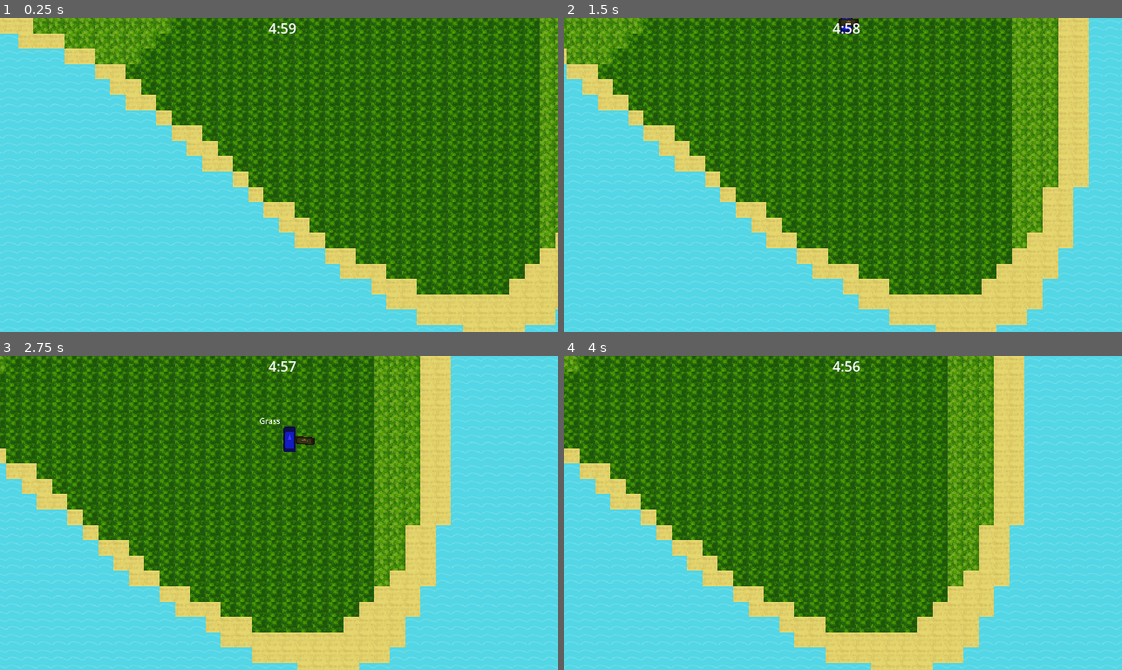
Above: before the commit, frames 1-4 (two rows, left to right).
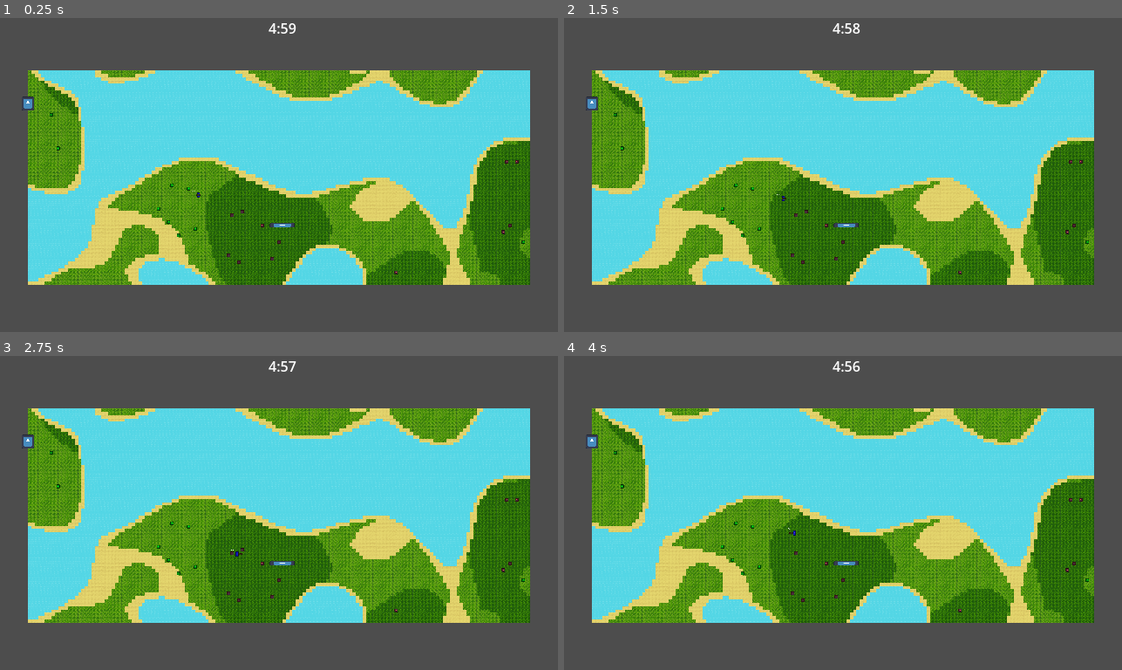
Above: after the commit, the same moments.

Repository: Tabagstine/lsdjam-2026-entry
Game: Godot game, scene res://zones/purple_world.tscn
Two runs of this game, one before a commit and one after it. Both use one fixed random seed, a clock stepped at 60 frames per second and the inputs below. Before the commit the project starts from res://zones/test_zone.tscn. The engine's default icon, where the game draws it, is replaced by a stand-in: a white triangle on a blue panel in a dark square.
Inputs:
- Up to frame 1 (0.25 s): no input
- Up to frame 2 (1.5 s): tap Enter at 0.5 s; hold D (move_right) 0.53-1.28 s; tap E (interact) at 0.6 s; hold S (move_down) from 1.28 s (still down); tap Q (delete_recent_food) at 1.35 s
- Up to frame 3 (2.75 s): tap E (interact) at 1.55, 2.1 s; release S (move_down) at 2.03 s; hold D (move_right) from 2.03 s (still down)
- Up to frame 4 (4 s): release D (move_right) at 2.78 s; hold W (move_up) 2.78-3.53 s; tap E (interact) at 2.85, 3.8 s; hold A (move_left) from 3.53 s (still down); tap Q (delete_recent_food) at 3.6 s

The runs differ from the first frame. In frame 1, 86% of the frame differs, in the area x 0-100%, y 0-100%; in frame 2, 90%; in frame 3, 87%; in frame 4, 87%.

Commit message:
refactoring

Diff:
--- /dev/null
+++ b/biome_resource.gd
@@ -0,0 +1,8 @@
+extends Resource
+class_name Biome
+
+@export var biome_name: StringName
+@export_enum("number_is_greater_than","number_is_less_than","number_is_equal_to") var temperature_requirement:String = "number_is_greater_than"
+@export_range(-1,1) var temperature_value: float
+@export_enum("number_is_greater_than","number_is_less_than","number_is_equal_to") var moisture_requirement:String = "number_is_greater_than"
+@export_range(-1,1) var moisture_value: float
--- /dev/null
+++ b/default_noise.tres
@@ -0,0 +1,7 @@
+[gd_resource type="FastNoiseLite" format=3 uid="uid://dmvdctsd1dtq"]
+
+[resource]
+frequency = 0.007
+fractal_octaves = 2
+fractal_gain = 1.0
+fractal_weighted_strength = 1.0
--- a/food/food_base/food_base.gd
+++ b/food/food_base/food_base.gd
@@ -6,7 +6,6 @@
 @export var weight: float = 1
 
 @onready var interactable_component: InteractableComponent = $InteractableComponent
-@onready var player: Player =get_tree().get_first_node_in_group("player")
 var ingredient_display=preload("res://food/food_stack/stacked_ingredient.tscn")
 
 func _process(_delta: float) -> void:
--- a/global_resources/scripts/globals.gd
+++ b/global_resources/scripts/globals.gd
@@ -2,6 +2,7 @@
 var time_left: float = 300
 var time_paused: bool = false
 var possible_recipes: Array[Recipe]
+var player: Player
 @onready var hud=get_tree().get_first_node_in_group("hud")
 @onready var map_size=get_tree().get_first_node_in_group("zone").map_size
 
@@ -10,12 +11,16 @@
 	add_recipe("failed"); add_recipe("fruit_salad"); add_recipe("kiwis");
 	add_user_signal("update_interactables_in_range")
 func _process(delta: float) -> void:
+	if get_tree().get_first_node_in_group("player")!=null:
+		player=get_tree().get_first_node_in_group("player")
+	else:
+		pass
+
 	manage_pausing()
 	update_interactable_in_range()
 	if !get_tree().paused:
 		time_left-=delta
 func get_food_result():
-	var player: Player=get_tree().get_first_node_in_group("player")
 	var food_result: Recipe = possible_recipes[0]
 	var recipe_passed: bool = true
 	for recipe_num in possible_recipes.size():
@@ -25,13 +30,11 @@
 	print(food_result.recipe_name)
 	return food_result
 func remove_specific_food_from_stack(ingredient):
-	var player: Player=get_tree().get_first_node_in_group("player")
 	for i in player.get_stacked_ingredients().size():
 		if player.get_stacked_ingredients()[i].food_name==ingredient:
 			player.stack.remove_child(player.get_stacked_ingredients()[i])
 			break
 func add_food_to_stack(food,quality:float=1):
-	var player: Player=get_tree().get_first_node_in_group("player")
 	var stacked_ingredient=preload("res://food/food_stack/stacked_ingredient.tscn")
 	var ingredient_stack=player.bowl.find_child("Stack")
 	var food_type: Food = load("res://food/foods/"+str(food)+".tscn").instantiate()
@@ -52,7 +55,6 @@
 	time_left+=seconds+(minutes*60)
 func update_interactable_in_range():
 	if get_tree().get_node_count_in_group("player")>0:
-		var player: Player=get_tree().get_first_node_in_group("player")
 		player.interactables_in_range=[]
 		emit_signal("update_interactables_in_range")
 func get_food(food):
@@ -60,7 +62,6 @@
 	return gotten_food
 func manage_pausing():
 	var inventory = hud.find_child("Inventory")
-
 	get_tree().set_deferred("paused",false)
 	if inventory.inventory_shown:
 		get_tree().set_deferred("paused",true)
--- a/interface/inventory/inventory.gd
+++ b/interface/inventory/inventory.gd
@@ -16,20 +16,18 @@
 
 	if get_tree().get_node_count_in_group("player")>0:
 		display_hovered_item()
-		var player: Player = get_tree().get_first_node_in_group("player")
-		if buttons_container.get_child_count()!=player.get_food_stack_dictionary().keys().size():
+		if buttons_container.get_child_count()!=Globals.player.get_food_stack_dictionary().keys().size():
 			update_inventory()
 func update_inventory():
-	var player: Player = get_tree().get_first_node_in_group("player")
 	for i in buttons_container.get_child_count():
 		buttons_container.get_child(i).queue_free()
-	if player.get_food_stack_array().size()>0:
-		for i in player.get_food_stack_dictionary().keys().size():
+	if Globals.player.get_food_stack_array().size()>0:
+		for i in Globals.player.get_food_stack_dictionary().keys().size():
 			var new_inventory_button: InventoryButton = inventory_button.instantiate()
-			var button_texture=Globals.get_food(player.get_food_stack_dictionary().keys()[i]).stack_sprite.texture
+			var button_texture=Globals.get_food(Globals.player.get_food_stack_dictionary().keys()[i]).stack_sprite.texture
 			new_inventory_button.texture_normal=button_texture
-			new_inventory_button.modulate=Globals.get_food(player.get_food_stack_dictionary().keys()[i]).stack_sprite.modulate
-			new_inventory_button.food_name=player.get_food_stack_dictionary().keys()[i]
+			new_inventory_button.modulate=Globals.get_food(Globals.player.get_food_stack_dictionary().keys()[i]).stack_sprite.modulate
+			new_inventory_button.food_name=Globals.player.get_food_stack_dictionary().keys()[i]
 			buttons_container.add_child(new_inventory_button)
 func display_hovered_item():
 	var displayed_item: String
--- a/interface/inventory/inventory_button.gd
+++ b/interface/inventory/inventory_button.gd
@@ -2,15 +2,14 @@
 class_name InventoryButton
 
 @onready var amount: Label = $Amount
-@onready var player: Player = get_tree().get_first_node_in_group("player")
 
 var display_value: int = 0
 var food_name: String
 
 
 func _process(_delta: float) -> void:
-	if player.get_food_stack_dictionary().has(food_name):
-		display_value=player.get_food_stack_dictionary()[food_name]
+	if Globals.player.get_food_stack_dictionary().has(food_name):
+		display_value=Globals.player.get_food_stack_dictionary()[food_name]
 		amount.text=": "+str(display_value)
 
 	var color_change_speed:=0.4
--- a/kitchen/kitchen_counter.gd
+++ b/kitchen/kitchen_counter.gd
@@ -2,12 +2,10 @@
 
 @export var defualt_minigame: PackedScene
 @onready var interactable_component: InteractableComponent = $InteractableComponent
-@onready var player: Player = get_tree().get_first_node_in_group("player")
 
 func _process(_delta: float) -> void:
 	interactable_component.interacted=Input.is_action_just_pressed("interact")
 	interactable_component.tick()
-
 func interacted():
 	var attempted_food:Recipe=Globals.get_food_result()
 	if attempted_food.recipe_name!="failed":
--- a/minigames/scripts/minigame_base.gd
+++ b/minigames/scripts/minigame_base.gd
@@ -26,7 +26,6 @@
 		queue_free()
 func minigame_complete():
 	queue_free()
-	var player: Player = get_tree().get_first_node_in_group("player")
-	for i in player.get_food_stack_array().size():
-		player.stack.remove_child(player.stack.get_child(0))
+	for i in Globals.player.get_food_stack_array().size():
+		Globals.player.stack.remove_child(Globals.player.stack.get_child(0))
 	Globals.add_food_to_stack(food_result,food_quality)
--- a/monster/monster.gd
+++ b/monster/monster.gd
@@ -1,6 +1,5 @@
 extends CharacterBody2D
 @onready var interactable_component: InteractableComponent = $InteractableComponent
-@onready var player: Player=get_tree().get_first_node_in_group("player")
 
 var requested_food: String = "fruit_salad"
 var anger: float = 0
@@ -9,8 +8,12 @@
 	interactable_component.interacted=Input.is_action_just_pressed("interact")
 	interactable_component.tick()
 func interacted():
-	if player.get_food_stack_array().has(requested_food):
-		for i in player.get_stacked_ingredients().size():
-			if player.get_stacked_ingredients()[i].food_name==requested_food:
+	if Globals.player.get_food_stack_array().has(requested_food):
+		for i in Globals.player.get_stacked_ingredients().size():
+			if Globals.player.get_stacked_ingredients()[i].food_name==requested_food:
+				if Globals.player.get_stacked_ingredients()[i].food_quality>=0.5:
+					send_to_new_zone()
 				Globals.remove_specific_food_from_stack(requested_food)
 				break
+func send_to_new_zone():
+	get_tree().change_scene_to_file("res://zones/purple_world.tscn")
--- a/player/player.gd
+++ b/player/player.gd
@@ -63,4 +63,7 @@
 	else:
 		return
 func get_stepped_tile_type():
-	return terrain.get_cell_tile_data(terrain.local_to_map(position)).get_custom_data("Tile Type")
+	if terrain.get_cell_tile_data(terrain.local_to_map(position))!=null:
+		return terrain.get_cell_tile_data(terrain.local_to_map(position)).get_custom_data("Tile Type")
+	else:
+		return "Water"
--- a/player/player.tscn
+++ b/player/player.tscn
@@ -40,7 +40,7 @@
 
 [node name="Camera" type="Camera2D" parent="." unique_id=2072152576]
 offset = Vector2(0, -50)
-zoom = Vector2(0.55, 0.55)
+zoom = Vector2(0.12, 0.12)
 position_smoothing_enabled = true
 position_smoothing_speed = 10.0
 
--- a/project.godot
+++ b/project.godot
@@ -11,7 +11,7 @@
 [application]
 
 config/name="LSDJAM2026Entry"
-run/main_scene="uid://b7hfvkq31xel4"
+run/main_scene="uid://ch3tm7svs0dt6"
 config/features=PackedStringArray("4.7", "Forward Plus")
 config/icon="res://placeholder/icon.svg"
 
--- /dev/null
+++ b/zones/purple_world.tscn
@@ -0,0 +1,49 @@
+[gd_scene format=3 uid="uid://ch3tm7svs0dt6"]
+
+[ext_resource type="PackedScene" uid="uid://b7hfvkq31xel4" path="res://zones/zone_base.tscn" id="1_tetp2"]
+[ext_resource type="Script" uid="uid://cslbirejba6da" path="res://biome_resource.gd" id="2_k7yo4"]
+
+[sub_resource type="FastNoiseLite" id="FastNoiseLite_i2n25"]
+noise_type = 3
+frequency = 0.03
+fractal_octaves = 3
+fractal_lacunarity = 1.0
+domain_warp_type = 1
+
+[sub_resource type="FastNoiseLite" id="FastNoiseLite_fakfs"]
+frequency = 0.0109
+fractal_octaves = 2
+fractal_gain = 1.0
+fractal_weighted_strength = 1.0
+
+[sub_resource type="FastNoiseLite" id="FastNoiseLite_13bvk"]
+noise_type = 0
+frequency = 0.0106
+fractal_octaves = 2
+fractal_gain = 5.0
+fractal_weighted_strength = 0.38
+
+[sub_resource type="Resource" id="Resource_fgku8"]
+script = ExtResource("2_k7yo4")
+biome_name = &"Desert"
+temperature_value = 0.3500000000000001
+moisture_requirement = "number_is_less_than"
+moisture_value = -0.19999999999999996
+metadata/_custom_type_script = "uid://cslbirejba6da"
+
+[sub_resource type="Resource" id="Resource_g8qkk"]
+script = ExtResource("2_k7yo4")
+biome_name = &"Forest"
+temperature_requirement = "number_is_less_than"
+temperature_value = 0.1499999999999999
+moisture_value = 0.05000000000000004
+metadata/_custom_type_script = "uid://cslbirejba6da"
+
+[node name="PurpleWorld" unique_id=1308950749 instance=ExtResource("1_tetp2")]
+sea_level = -0.04999999999999999
+noises = Dictionary[StringName, FastNoiseLite]({
+&"elevation": SubResource("FastNoiseLite_i2n25"),
+&"moisture": SubResource("FastNoiseLite_fakfs"),
+&"temperature": SubResource("FastNoiseLite_13bvk")
+})
+biomes = Array[ExtResource("2_k7yo4")]([SubResource("Resource_fgku8"), SubResource("Resource_g8qkk")])
--- a/zones/test_zone.gd
+++ /dev/null
@@ -1,75 +0,0 @@
-extends Node2D
-class_name Zone
-
-@export_group("World Generation")
-@export var map_size:=Vector2(64,64)
-@export_range(-0.5,1) var sea_level: float = 0
-@export_range(0,1) var sand_amount: float
-@export var terrain_scale: float
-@export var terrain_noise: FastNoiseLite
-@export var biome_noise: FastNoiseLite
-@export_group("Item Generation")
-@export var kitchen_counter: PackedScene
-@export var monster: PackedScene
-
-@onready var terrain_tiles: TileMapLayer = $TerrainTiles
-
-var generated_items: Array
-
-
-func _ready() -> void:
-	generate_terrain()
-	add_post_terrain_items()
-func generate_terrain():
-	terrain_tiles.z_index=-4096
-	biome_noise.seed=randi()
-	terrain_noise.seed=randi()
-
-	for x in map_size.x:
-		for y in map_size.y:
-			if terrain_noise.get_noise_2d(x,y)>sea_level:
-				#Land generation
-				if biome_noise.get_noise_2d(x,y)>0:
-					terrain_tiles.set_cell(Vector2i(x,y),0,Vector2i(0,0))
-				else:
-					terrain_tiles.set_cell(Vector2i(x,y),0,Vector2i(1,0))
-				if terrain_noise.get_noise_2d(x,y)<sea_level+sand_amount:
-					terrain_tiles.set_cell(Vector2i(x,y),0,Vector2i(2,0))
-			else:
-				#Water generation
-					terrain_tiles.set_cell(Vector2i(x,y),0,Vector2i(3,0))
-func add_post_terrain_items():
-	for x in map_size.x:
-		for y in map_size.y:
-			var iterated_tile=terrain_tiles.get_cell_tile_data(Vector2i(x,y))
-			match iterated_tile.get_custom_data("Tile Type"):
-				"Grass":
-					var player_spawn_pos: Vector2
-					if terrain_noise.get_noise_2d(x,y)>0.3 and x>map_size.x/3: #Player spawner
-						if !generated_items.has("Player"):
-							generated_items.append("Player")
-							var player: Player = load("res://player/player.tscn").instantiate()
-							player.position=Vector2(x,y)*32
-							add_child(player)
-					if terrain_noise.get_noise_2d(x,y)>0.3: #Kitchen counter spawner
-						if !generated_items.has("KitchenCounter"):
-							print(Vector2(x,y))
-							generated_items.append("KitchenCounter")
-							var new_kitchen_counter=kitchen_counter.instantiate()
-							new_kitchen_counter.position=Vector2(x,y+1)*32
-							add_child(new_kitchen_counter)
-					if terrain_noise.get_noise_2d(x,y)>0.38: #Monster spawner
-						if !generated_items.has("Monster"):
-							generated_items.append("Monster")
-							var new_monster=monster.instantiate()
-							new_monster.position=Vector2(x,y)*32
-							add_child(new_monster)
-					if terrain_noise.get_noise_2d(x,y)>0.2 and randi_range(0,50)==0:
-						if iterated_tile.get_custom_data("Tile Biome")=="Forest":
-							spawn_food("apple",Vector2(x,y+0.8)*32)
-						else:
-							spawn_food("kiwi",Vector2(x,y+0.8)*32)
-func spawn_food(food,spawn_position):
-	var new_food:Food=load("res://food/foods/"+str(food)+".tscn").instantiate()
-	new_food.position=spawn_position
-	add_child(new_food)
--- /dev/null
+++ b/zones/zone_base.gd
@@ -0,0 +1,123 @@
+extends Node2D
+class_name Zone
+
+@export_group("World Generation")
+##How large the map will be in width and height
+@export var map_size:=Vector2(64,64)
+##How much of the map will be sea
+@export_range(-0.5,1) var sea_level: float = 0
+@export_range(0,1) var sand_amount: float =0.04
+##Noise patterns for elevation, temperature, and humidity
+@export var noises: Dictionary [StringName,FastNoiseLite] ={"elevation":preload("res://default_noise.tres"),"temperature":preload("res://default_noise.tres"),"moisture":preload("res://default_noise.tres")}
+@export var biomes: Array[Biome]
+@export var defualt_biome: StringName
+##Changes the priorty for biomes. Items higher up override lower biomes.
+@export_group("Item Generation")
+@export var kitchen_counter: PackedScene = preload("res://kitchen/kitchen_counter.tscn")
+@export var monster: PackedScene = preload("res://monster/monster.tscn")
+
+@onready var terrain_tiles: TileMapLayer = $TerrainTiles
+##Items that have been generated get added to the array
+var generated_items: Array
+
+func _process(_delta: float) -> void:
+	var local_to_map=terrain_tiles.local_to_map(Globals.player.position)
+	var tile_moisture=noises.moisture.get_noise_2d(local_to_map.x,local_to_map.y)
+	var tile_temperature=noises.temperature.get_noise_2d(local_to_map.x,local_to_map.y)
+	print("Moisture: "+str(tile_moisture)+" | Temperature: "+str(tile_temperature)+" | Biome: "+str(get_cell_biome(local_to_map.x,local_to_map.y)))
+func _ready() -> void:
+	generate_terrain()
+	add_post_terrain_items()
+func generate_terrain():
+	terrain_tiles.z_index=-4096
+	for i in noises.keys().size():
+		noises.get(noises.keys()[i]).seed=randi()
+
+	for x:int in map_size.x:
+		for y:int in map_size.y:
+			var elevation=noises.elevation.get_noise_2d(x,y)
+			if elevation>sea_level:
+				#Land generation
+				match get_cell_biome(x,y):
+					"Forest": terrain_tiles.set_cell(Vector2i(x,y),0,Vector2i(0,0))
+					"Desert": terrain_tiles.set_cell(Vector2i(x,y),0,Vector2i(2,0))
+					_:terrain_tiles.set_cell(Vector2i(x,y),0,Vector2i(1,0))
+				if elevation<sea_level+sand_amount:
+					terrain_tiles.set_cell(Vector2i(x,y),0,Vector2i(2,0))
+			else:
+				#Water generation
+					terrain_tiles.set_cell(Vector2i(x,y),0,Vector2i(3,0))
+func add_post_terrain_items():
+	for x:int in map_size.x:
+		for y:int in map_size.y:
+			var elevation=noises.elevation.get_noise_2d(x,y)
+			var iterated_tile=terrain_tiles.get_cell_tile_data(Vector2i(x,y))
+			match iterated_tile.get_custom_data("Tile Type"):
+				"Grass":
+					if elevation>0.3 and x>map_size.x/3: #Player spawner
+						if !generated_items.has("Player"):
+							generated_items.append("Player")
+							var spawned_player: Player = load("res://player/player.tscn").instantiate()
+							spawned_player.position=Vector2(x,y)*32
+							add_child(spawned_player)
+					if elevation<0.3 and elevation>0.2 and x>map_size.x/2 and y>map_size.y/2: #Kitchen counter spawner
+						if !generated_items.has("KitchenCounter"):
+							print(Vector2(x,y))
+							generated_items.append("KitchenCounter")
+							var new_kitchen_counter=kitchen_counter.instantiate()
+							new_kitchen_counter.position=Vector2(x,y+1)*32
+							add_child(new_kitchen_counter)
+					if elevation>0.38: #Monster spawner
+						if !generated_items.has("Monster"):
+							generated_items.append("Monster")
+							var new_monster=monster.instantiate()
+							new_monster.position=Vector2(x,y)*32
+							add_child(new_monster)
+					if elevation>0.2 and randi_range(0,50)==0: #Temporary food spawning
+						if iterated_tile.get_custom_data("Tile Biome")=="Forest":
+							spawn_food("apple",Vector2(x,y+0.8)*32)
+						else:
+							spawn_food("kiwi",Vector2(x,y+0.8)*32)
+func spawn_food(food,spawn_position):
+	var new_food:Food=load("res://food/foods/"+str(food)+".tscn").instantiate()
+	new_food.position=spawn_position
+	add_child(new_food)
+func get_cell_biome(cell_x,cell_y):
+	var biome_gotten: String = defualt_biome
+	if noises.elevation.get_noise_2d(cell_x,cell_y)<sea_level:
+		biome_gotten="Plains Ocean"
+	for i in biomes.size():
+		if see_if_biome_requirement_met(i,cell_x,cell_y):
+			biome_gotten=biomes[i].biome_name
+			if noises.elevation.get_noise_2d(cell_x,cell_y)<sea_level:
+				biome_gotten=biome_gotten+" Ocean"
+			return biome_gotten
+	return biome_gotten
+func see_if_biome_requirement_met(biome_number:int,cell_x:int,cell_y:int):
+	var requirments_met: Array[String]
+	var given_biome=biomes[biome_number]
+	var requirement=Callable(self,given_biome.temperature_requirement)
+	if requirement.call(noises.temperature.get_noise_2d(cell_x,cell_y),given_biome.temperature_value):
+		requirments_met.append("temperature")
+	requirement=Callable(self,given_biome.moisture_requirement)
+	if requirement.call(noises.moisture.get_noise_2d(cell_x,cell_y),given_biome.moisture_value):
+		requirments_met.append("moisture")
+	if requirments_met.has("temperature") and requirments_met.has("moisture"):
+		return true
+	else:
+		return false
+func number_is_less_than(x,y):
+	if x<y:
+		return true
+	else:
+		return false
+func number_is_greater_than(x,y):
+	if x>y:
+		return true
+	else:
+		return false
+func number_is_equal_to(x,y):
+	if x==y:
+		return true
+	else:
+		return false
--- a/zones/test_zone.tscn
+++ b/zones/zone_base.tscn
@@ -1,26 +1,10 @@
 [gd_scene format=3 uid="uid://b7hfvkq31xel4"]
 
-[ext_resource type="Script" uid="uid://bw0naemlkmxnv" path="res://zones/test_zone.gd" id="1_lbvvm"]
-[ext_resource type="PackedScene" uid="uid://l5wj15ypwfhv" path="res://kitchen/kitchen_counter.tscn" id="2_ogn4w"]
-[ext_resource type="PackedScene" uid="uid://brfrwlwo4clc" path="res://monster/monster.tscn" id="3_ogn4w"]
-[ext_resource type="Texture2D" uid="uid://rlyv3wyn0tgb" path="res://zones/basic_tiles.png" id="3_sqwcv"]
-
-[sub_resource type="FastNoiseLite" id="FastNoiseLite_2t3pr"]
-noise_type = 3
-frequency = 0.0237
-fractal_octaves = 3
-fractal_lacunarity = 1.0
-domain_warp_type = 1
-
-[sub_resource type="FastNoiseLite" id="FastNoiseLite_sqwcv"]
-noise_type = 3
-frequency = 0.0206
-fractal_type = 0
-fractal_gain = 0.1
-fractal_weighted_strength = 1.0
+[ext_resource type="Script" uid="uid://bw0naemlkmxnv" path="res://zones/zone_base.gd" id="1_ofnxr"]
+[ext_resource type="Texture2D" uid="uid://rlyv3wyn0tgb" path="res://zones/basic_tiles.png" id="3_i6ywb"]
 
 [sub_resource type="TileSetAtlasSource" id="TileSetAtlasSource_ogn4w"]
-texture = ExtResource("3_sqwcv")
+texture = ExtResource("3_i6ywb")
 separation = Vector2i(1, 0)
 texture_region_size = Vector2i(32, 32)
 0:0/0 = 0
@@ -95,14 +79,9 @@
 
 [node name="ZoneBase" type="Node2D" unique_id=1308950749 groups=["zone"]]
 y_sort_enabled = true
-script = ExtResource("1_lbvvm")
-map_size = Vector2(200, 90)
-sand_amount = 0.04
-terrain_scale = 40.0
-terrain_noise = SubResource("FastNoiseLite_2t3pr")
-biome_noise = SubResource("FastNoiseLite_sqwcv")
-kitchen_counter = ExtResource("2_ogn4w")
-monster = ExtResource("3_ogn4w")
+script = ExtResource("1_ofnxr")
+map_size = Vector2(150, 64)
+defualt_biome = &"Plains"
 
 [node name="TerrainTiles" type="TileMapLayer" parent="." unique_id=1801103313]
 tile_set = SubResource("TileSet_esqlh")
Not shown, added: biome_resource.gd.uid
Binary file removed: fatass.png
Not shown, removed: fatass.png.import
Renamed: zones/test_zone.gd.uid -> zones/zone_base.gd.uid
